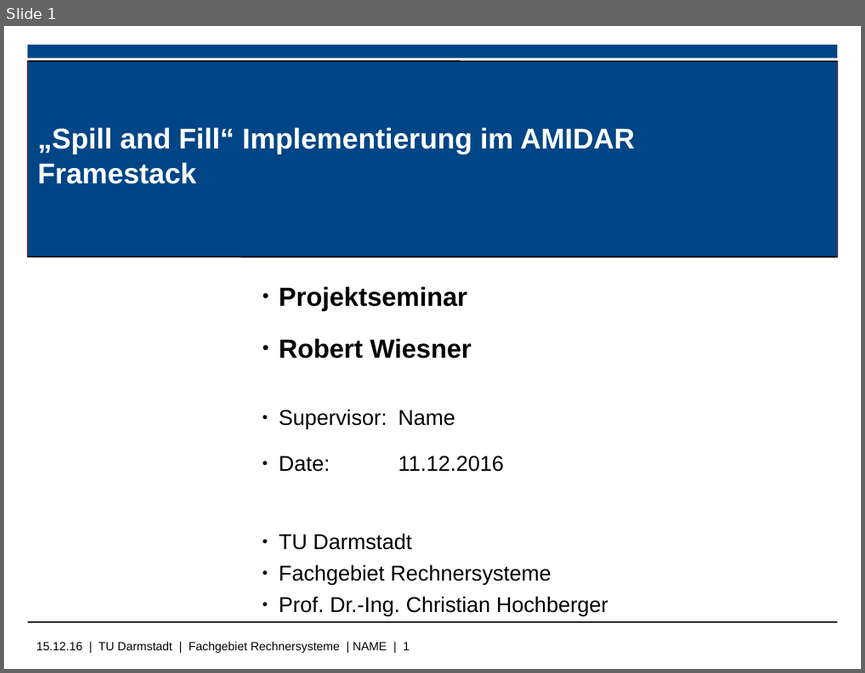
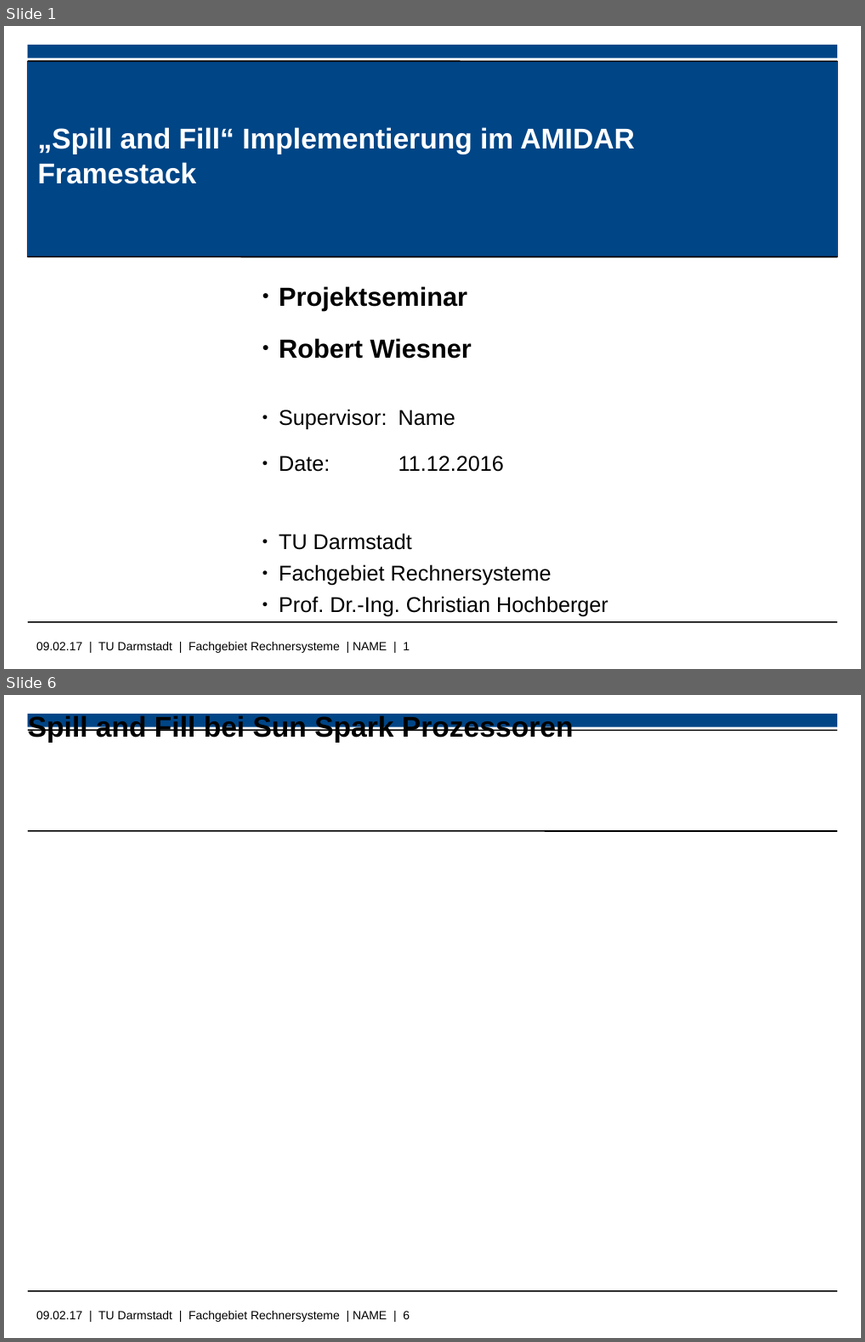
Before and after one commit to Wiero/PS_RS_REPORT, a slide deck: libreoffice_presentation.odp. Shown one above the other, each under a label of ours: slide 1 before the commit, slides 1 and 6 after it; the slides between them are not shown. The pictures are 865x673 and 865x1342 pixels, drawn with LibreOffice and Linux fonts; fonts in the diff are those of the drawing; background and template pictures are left out. Boxes give left, top, right and bottom in pixels: in the first picture for what was removed or moved away, otherwise in the second. Text is boxed around its words. In the diff, an @@ line names an element or a change of style, - is before the commit and + after.

```diff
--- a/libreoffice_presentation.odp
+++ b/libreoffice_presentation.odp
@@ slide 6 added at (4,695,861,1338), background #FFFFFF; not listed: 4 template elements that a slide beside it also shows @@
@@ title added at (28,715,574,743), 24 pt, text #000000, bold @@
+Spill and Fill bei Sun Spark Prozessoren
@@ line added from (28, 831) to (837, 831), #000000 1.13 pt @@
@@ text at (36,641,409,652): text changed @@
-15.12.16 | TU Darmstadt | Fachgebiet Rechnersysteme | NAME | 1
+09.02.17 | TU Darmstadt | Fachgebiet Rechnersysteme | NAME | 1
```
Also in this commit, not shown: 1 slide changed, 7 other slides added, 17 other files.
